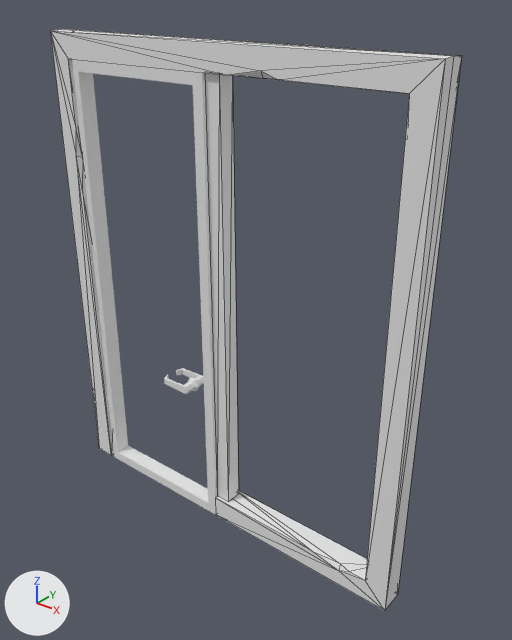
One commit to the glTF model packages/client/public/models/synty/office/piece-shopDoor.glb: the scene before it, then after it.
Rendered twice from a 50 mm camera at (2.51, -1.95, 2.19) aimed at (0.95, 0.01, 0.98). The lights are fixed; the arrows at lower left show +X, +Y and +Z. The older version comes first. Mesh edges are drawn as thin lines on the coarser meshes. Where no turn or scale is listed for an object, it has been applied to the vertices. Vertices at exactly the same position are counted once.

In view in the first picture: 'SM_Bld_Glass_Door_01', 'SM_Bld_Wall_Glass_Door_01'.
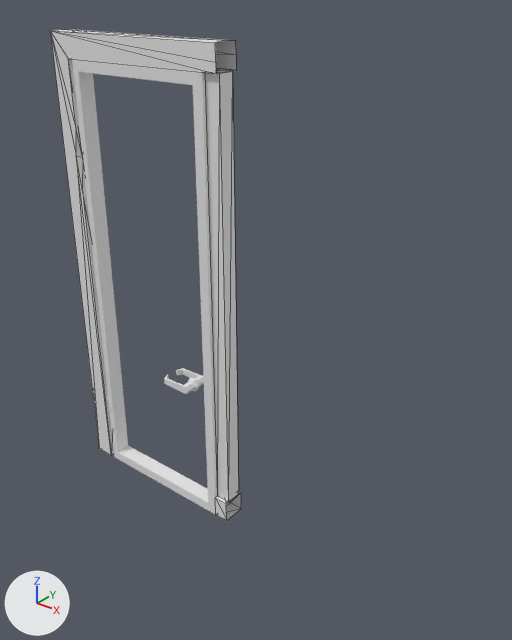
Where the newer file only moved an object's origin or applied its transform, the numbers keep the older frame.

Diff of the bpy script that builds the scene:
```diff
--- a/packages/client/public/models/synty/office/piece-shopDoor.glb.py
+++ b/packages/client/public/models/synty/office/piece-shopDoor.glb.py
@@ me_sm_bld_wall_glass_door_01 @@
 # used by ob_sm_bld_wall_glass_door_01; location = (0.833, -0.051, 1.001)
-me_sm_bld_wall_glass_door_01.from_pydata(...)  # 55 vertices, 99 faces; spans x -0.83..0.83, y -0.05..0.05, z -1.0..1.0
+me_sm_bld_wall_glass_door_01.from_pydata(...)  # 48 vertices, 71 faces; spans x -0.83..0.03, y -0.05..0.05, z -1.0..1.0
+# me_sm_bld_wall_glass_door_01 part 1
+# 19 vertices are removed from x 0.22..0.83, y -0.05..0.05, z -1.0..1.0
+# 50 faces are deleted
+# 2 vertices move from x 0.08..0.5, y -0.05, z -0.9..0.9 to x 0.03, y -0.05, z -0.9..0.9
+# 12 vertices are added at x 0.03, y -0.05..0.05, z -1.0..1.0
+# 22 new faces join them
 me_sm_bld_wall_glass_door_01.materials.append(mat_office)
```

Boxes [x1, y1, x2, y2] around the edits, measured in the pictures (512 x 640 px):
'SM_Bld_Wall_Glass_Door_01', reshaped (54% narrower, 15% shorter): before [51, 29, 461, 611]; after [51, 29, 241, 521]
